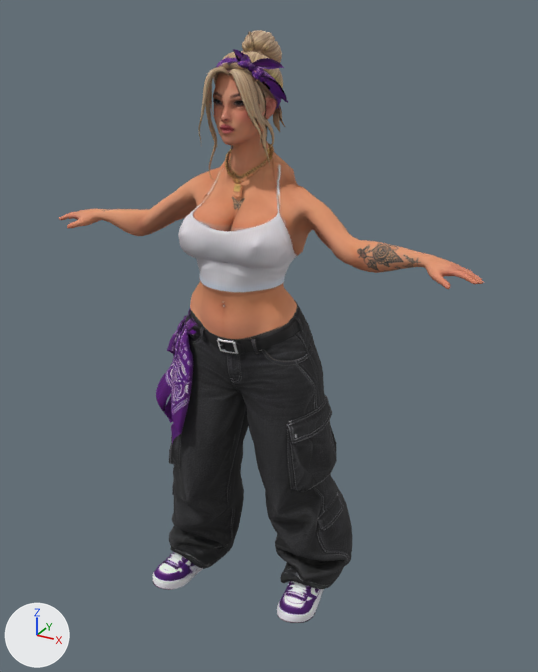
Before and after pictures for a commit that changed the glTF model assets/npcs/debora-justus.glb.
Before and after are seen from a 50 mm lens placed at (1.03, -1.704, 0.931), pointed at (0.047, 0.082, 0.038). The lights are fixed; the arrows at lower left show +X, +Y and +Z. The older version comes first. Where no turn or scale is listed for an object, it has been applied to the vertices. Vertices at exactly the same position are counted once.

Before the edit, the objects in view are built like this:
```python
me_debora_justus = bpy.data.meshes.new('debora-justus')
me_debora_justus.from_pydata(...)  # 11705 vertices, 22099 faces; spans x -0.66..0.67, y -0.19..0.26, z -0.88..0.88
me_debora_justus.materials.append(mat_debora_justus)  # picture img_image_0
ob_debora_justus = bpy.data.objects.new('debora-justus', me_debora_justus)
ob_debora_justus.location = (0.0, 0.0, 0.0)
```
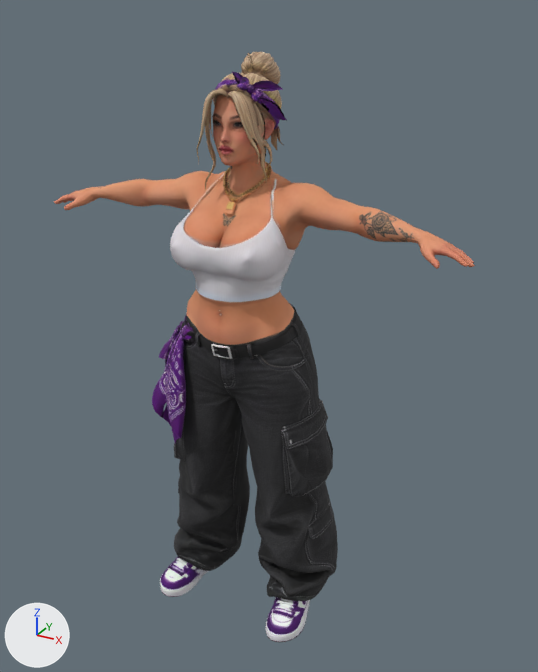
The change, as JSON lines over the scene's bpy script:
```json
{"block": "me_debora_justus", "where": "# used by ob_debora_justus; location = (0.0, 0.0, 0.0)"}
{"op": "remove", "block": "me_debora_justus", "code": "me_debora_justus.from_pydata(...)  # 11705 vertices, 22099 faces; spans x -0.66..0.67, y -0.19..0.26, z -0.88..0.88"}
{"op": "add", "block": "me_debora_justus", "code": "me_debora_justus.from_pydata(...)  # 11705 vertices, 22099 faces; spans x -0.65..0.65, y -0.18..0.2, z -0.87..0.83"}
{"block": "me_debora_justus", "change": "me_debora_justus part 1: the loose piece of 39 vertices spanning x -0.26..-0.19, y -0.12..-0.11, z -0.79..-0.78 is moved by (0.02, 0.0, -0.02)"}
{"block": "me_debora_justus", "change": "me_debora_justus part 2: the loose piece of 40 vertices spanning x -0.26..-0.19, y -0.11..-0.09, z -0.79..-0.78 is moved by (0.02, 0.0, -0.01)"}
{"block": "me_debora_justus", "change": "me_debora_justus part 3: the loose piece of 41 vertices spanning x -0.25..-0.19, y -0.09..-0.07, z -0.78..-0.77 is moved by (0.02, 0.0, -0.01)"}
{"block": "me_debora_justus", "change": "me_debora_justus part 4: the loose piece of 160 vertices spanning x -0.18..-0.09, y -0.07..0.02, z 0.04..0.13 is moved by (0.0, -0.02, -0.01)"}
{"block": "me_debora_justus", "change": "me_debora_justus part 5: the loose piece of 12 vertices spanning x -0.1..-0.08, y -0.08..-0.05, z 0.04..0.1 is moved by (0.0, -0.03, -0.01)"}
{"block": "me_debora_justus", "change": "me_debora_justus part 6: the loose piece of 135 vertices spanning x -0.02..0.04, y -0.1..-0.07, z 0.03..0.08 is moved by (0.0, -0.03, 0.0)"}
{"block": "me_debora_justus", "change": "me_debora_justus part 7: the loose piece of 28 vertices spanning x 0.0..0.05, y -0.09..-0.07, z 0.04..0.08 is moved by (0.0, -0.03, 0.0)"}
{"block": "me_debora_justus", "change": "me_debora_justus part 8: the loose piece of 48 vertices spanning x -0.06..-0.04, y 0.01..0.03, z 0.53..0.55 is moved by (0.0, -0.01, -0.05)"}
{"block": "me_debora_justus", "change": "me_debora_justus part 9: the loose piece of 56 vertices spanning x -0.01..0.01, y -0.02..0.0, z 0.47..0.5 is moved by (0.0, -0.04, -0.04)"}
{"block": "me_debora_justus", "change": "me_debora_justus part 10: the loose piece of 184 vertices spanning x -0.09..0.08, y -0.04..0.14, z 0.67..0.82 is moved by (0.0, -0.01, -0.05)"}
{"block": "me_debora_justus", "change": "me_debora_justus part 11: 10432 of 11705 vertices moved; they spanned x -0.66..0.67, y -0.19..0.26, z -0.88..0.88 and now span x -0.65..0.65, y -0.18..0.2, z -0.87..0.83; mean shift (0.0, -0.02, -0.02); largest move (-0.35, 0.06, 0.37) -> (-0.35, 0.08, 0.46)"}
{"block": "me_debora_justus", "change": "other edits to the shape of me_debora_justus do not show in these pictures"}
```

Location of each change, [x1, y1, x2, y2] in pixels of the pictures (538 x 672 px; the box of a moved part takes in the faces that stretch with it):
```json
{"object": "debora-justus", "change": "reshaped", "before": [59, 30, 483, 623], "after": [54, 52, 475, 642]}
{"part": 1, "of": "me_debora_justus", "change": "moved or reshaped", "before": [163, 561, 177, 570], "after": [168, 566, 183, 576]}
{"part": 2, "of": "me_debora_justus", "change": "moved or reshaped", "before": [166, 557, 181, 566], "after": [172, 562, 187, 572]}
{"part": 3, "of": "me_debora_justus", "change": "moved or reshaped", "before": [170, 554, 185, 563], "after": [175, 558, 190, 568]}
{"part": 4, "of": "me_debora_justus", "change": "moved or reshaped", "before": [184, 309, 201, 338], "after": [180, 314, 196, 343]}
{"part": 5, "of": "me_debora_justus", "change": "moved or reshaped", "before": [200, 327, 204, 340], "after": [195, 332, 200, 347]}
{"part": 6, "of": "me_debora_justus", "change": "moved or reshaped", "before": [217, 339, 241, 355], "after": [211, 344, 235, 360]}
{"part": 7, "of": "me_debora_justus", "change": "moved or reshaped", "before": [224, 343, 244, 354], "after": [218, 348, 239, 359]}
{"part": 8, "of": "me_debora_justus", "change": "moved or reshaped", "before": [225, 162, 229, 170], "after": [223, 181, 228, 189]}
{"part": 9, "of": "me_debora_justus", "change": "moved or reshaped", "before": [232, 183, 243, 198], "after": [224, 202, 236, 215]}
{"part": 10, "of": "me_debora_justus", "change": "moved or reshaped", "before": [213, 58, 281, 110], "after": [213, 79, 280, 129]}
{"part": 11, "of": "me_debora_justus", "change": "moved or reshaped", "before": [59, 30, 483, 623], "after": [54, 52, 475, 642]}
```
